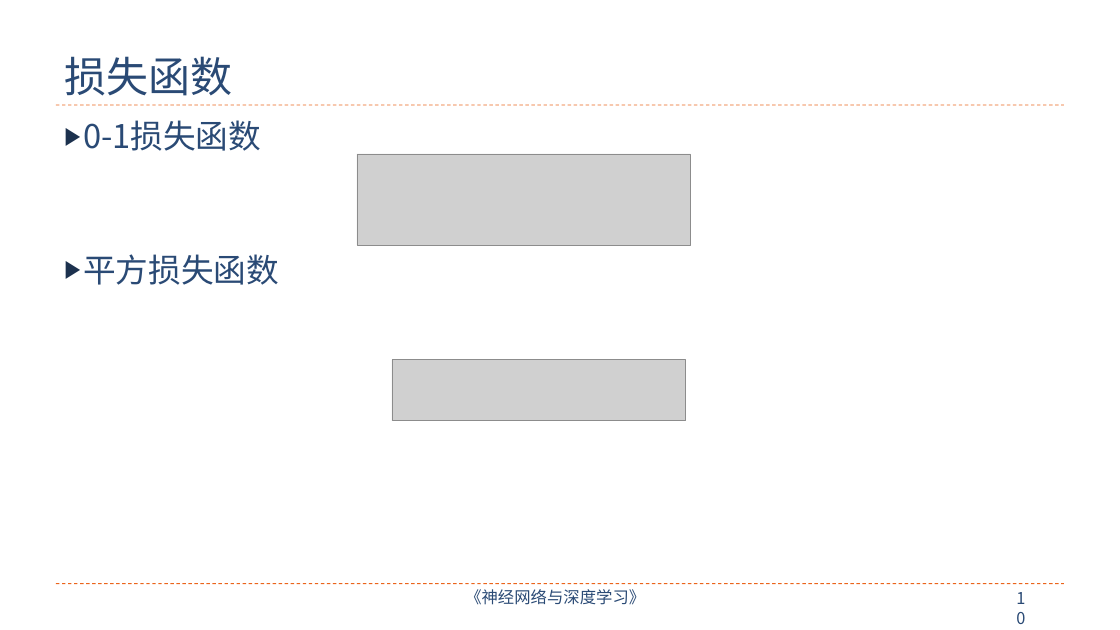
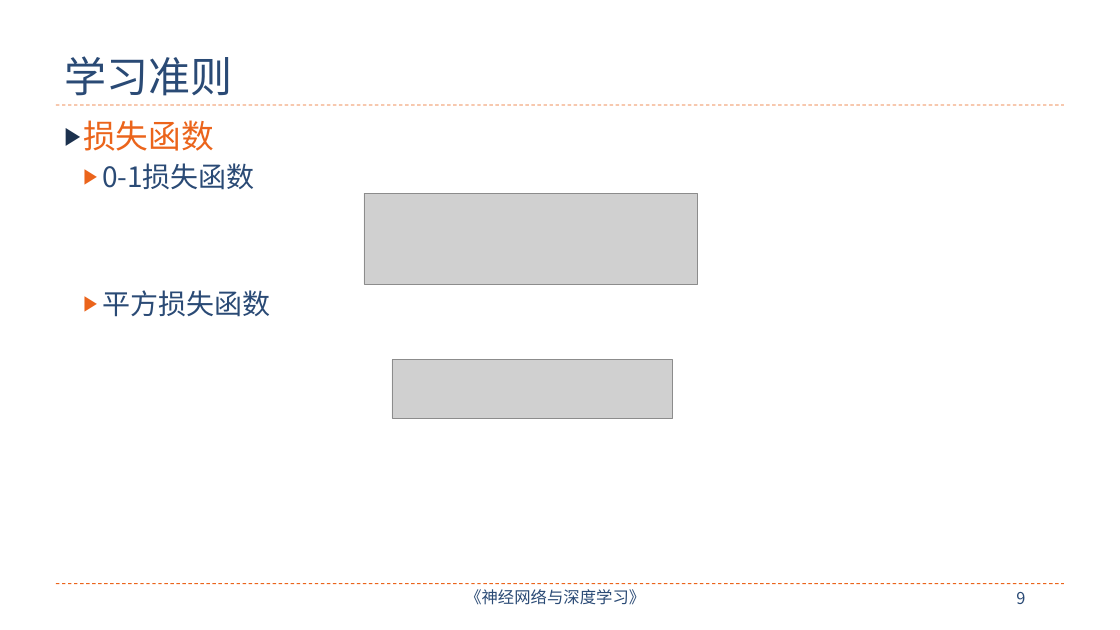
Before and after one commit to nndl/nndl.github.io, a slide deck: slide 9 of ppt/chap-机器学习概述.pptx (slide 10 before the commit). Drawn at 1120x630 pixels with LibreOffice and Linux fonts; fonts in the diff are those of the drawing; grey boxes stand for pictures. Boxes give left, top, right and bottom in pixels: in the first picture for what was removed or moved away, otherwise in the second. Text is boxed around its words. In the diff, an @@ line names an element or a change of style, - is before the commit and + after.

```diff
--- a/ppt/chap-机器学习概述.pptx
+++ b/ppt/chap-机器学习概述.pptx
@@ title at [64, 56, 232, 96]: text changed @@
-损失函数
+学习准则
@@ text at [83, 120, 214, 151]: paragraph added @@
+▶ 损失函数
@@ text at [102, 163, 270, 317]: size 28 to 24 pt in "0-1损失函数", "平方损失函数"; list level 1 to 2 in "0-1损失函数"; bullet colour #1C314E to #EB641B; list level 1 to 2 in "平方损失函数" @@
@@ picture: place and size @@
-picture at [357, 154, 691, 245]
+picture at [364, 193, 697, 284]
@@ picture: place and size @@
-picture at [392, 360, 686, 421]
+picture at [392, 360, 672, 418]
@@ page number at [1016, 592, 1025, 604]: text changed @@
-10
+9
```
Also in this commit, not shown: 24 other slides changed, 13 slides added, 2 other files.
